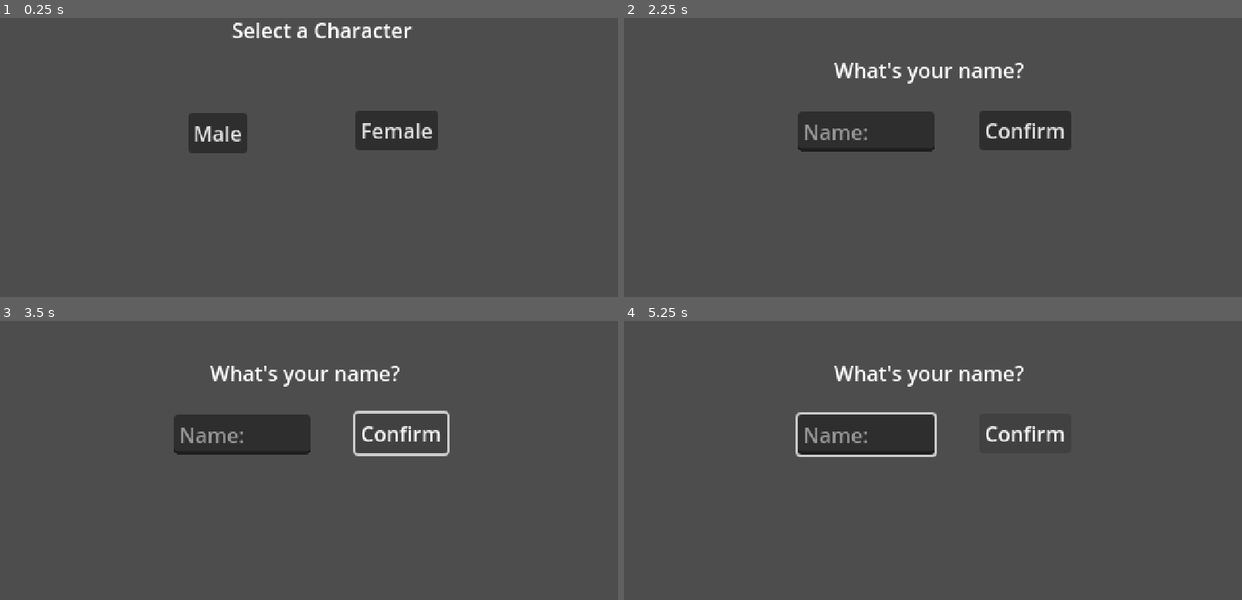
Above: before the commit, frames 1-4 (two rows, left to right).
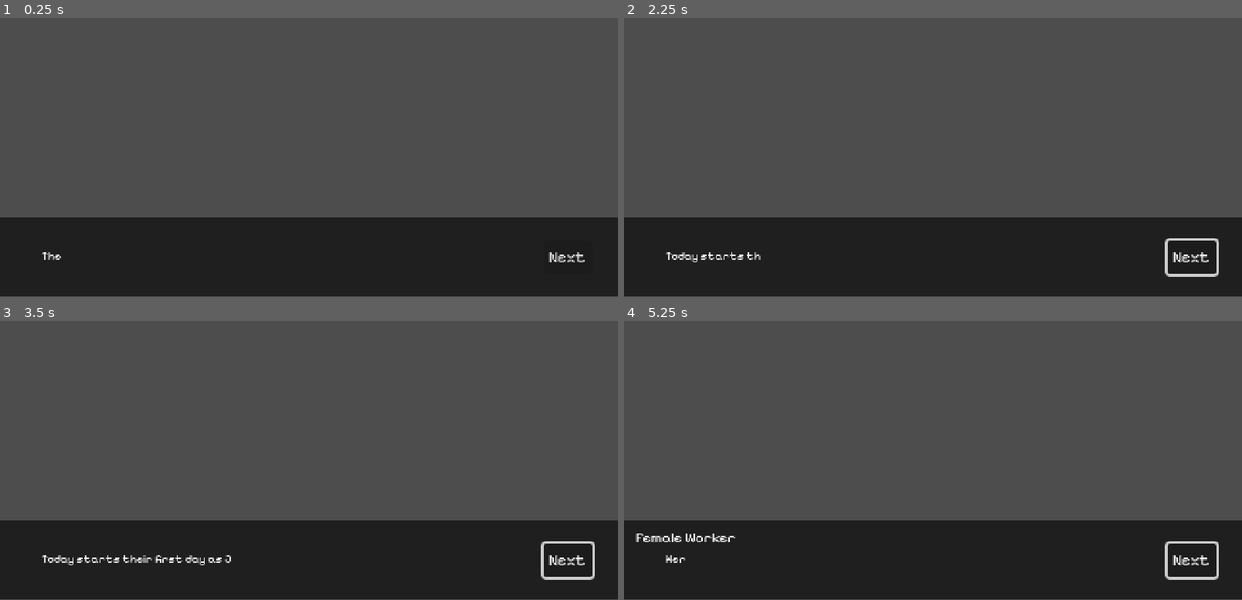
Above: after the commit, the same moments.

Repository: 7uisu/djangoquest_capstone_godot_project
Game: Godot game, scene res://scenes/UI/visual_novel_ui.tscn
Same seed, same stepped clock (60 frames per second), same inputs: the game is played once before the commit and once after it. Before the commit the project starts from res://scenes/UI/character_select.tscn.
Inputs (mouse positions are in pixels of both pictures, inside the frame that each line leads up to):
- Up to frame 1 (0.25 s): no input
- Up to frame 2 (2.25 s): click (1192, 257) at 0.5 s, where only the run after the commit has a clickable "Next"; click (1192, 257) at 1.25 s, where only the run after the commit has a clickable "Next"; click (840, 132) at 2 s, where only the run before the commit has a clickable "Male"
- Up to frame 3 (3.5 s): click (401, 432) at 2.75 s, where only the run before the commit has a clickable "Confirm"
- Up to frame 4 (5.25 s): click (1025, 432) at 3.5 s, where only the run before the commit has a clickable "Confirm"; tap Enter at 4.25 s; hold Right (right) 4.28-5.03 s; tap Space at 5 s; hold Down (down) from 5.03 s (still down)

The runs differ from the first frame. In frame 1, 32% of the frame differs, in the area x 0-100%, y 1-100%; in frame 2, 34%, in the area x 0-100%, y 16-100%; in frame 3, 33%; in frame 4, 33%.

Commit message:
1. Added Kenneth's Visual Novel - 2. Added the introduction scene of the game - 3. Added Dialogues for the introduction Visual Novel - 4. Added Pixelify_Sans Font and used it - 5. Somewhat created the Chapter 1 Environment

Diff:
--- a/project.godot
+++ b/project.godot
@@ -11,7 +11,7 @@
 [application]
 
 config/name="djangoquest_capstone_godot_project"
-run/main_scene="uid://ckuu086ojms1m"
+run/main_scene="uid://cfhfo552juy3s"
 config/features=PackedStringArray("4.4", "Forward Plus")
 config/icon="res://icon.svg"
 
--- a/scenes/UI/character_select.tscn
+++ b/scenes/UI/character_select.tscn
@@ -1,6 +1,7 @@
-[gd_scene load_steps=2 format=3 uid="uid://ckuu086ojms1m"]
+[gd_scene load_steps=3 format=3 uid="uid://ckuu086ojms1m"]
 
 [ext_resource type="Script" uid="uid://bgqrvrdgkomvy" path="res://scripts/UI/character_selection.gd" id="1_0dtwr"]
+[ext_resource type="FontFile" uid="uid://dywjttgy6mph5" path="res://textures/Fonts/Pixelify_Sans/PixelifySans-VariableFont_wght.ttf" id="2_6e77h"]
 
 [node name="CanvasLayer" type="CanvasLayer"]
 
@@ -13,26 +14,29 @@
 
 [node name="MaleButton" type="Button" parent="CharacterSelectUI"]
 layout_mode = 0
-offset_left = 146.0
-offset_top = 127.0
-offset_right = 192.0
-offset_bottom = 158.0
+offset_left = 156.0
+offset_top = 125.0
+offset_right = 202.0
+offset_bottom = 156.0
+theme_override_fonts/font = ExtResource("2_6e77h")
 text = "Male"
 
 [node name="FemaleButton" type="Button" parent="CharacterSelectUI"]
 layout_mode = 0
-offset_left = 276.0
-offset_top = 125.0
-offset_right = 340.0
-offset_bottom = 156.0
+offset_left = 255.0
+offset_top = 124.0
+offset_right = 319.0
+offset_bottom = 155.0
+theme_override_fonts/font = ExtResource("2_6e77h")
 text = "Female"
 
 [node name="SelectionLabel" type="Label" parent="CharacterSelectUI"]
 layout_mode = 0
-offset_left = 180.0
-offset_top = 51.0
-offset_right = 320.0
-offset_bottom = 74.0
+offset_left = 163.0
+offset_top = 72.0
+offset_right = 317.0
+offset_bottom = 95.0
+theme_override_fonts/font = ExtResource("2_6e77h")
 text = "Select a Character"
 
 [connection signal="pressed" from="CharacterSelectUI/MaleButton" to="CharacterSelectUI" method="_on_male_button_pressed"]
--- a/scenes/UI/name_input.tscn
+++ b/scenes/UI/name_input.tscn
@@ -1,6 +1,7 @@
-[gd_scene load_steps=2 format=3 uid="uid://iohmrjy03yci"]
+[gd_scene load_steps=3 format=3 uid="uid://iohmrjy03yci"]
 
 [ext_resource type="Script" uid="uid://dqk41kekyobtj" path="res://scripts/UI/name_input.gd" id="1_ldhwj"]
+[ext_resource type="FontFile" uid="uid://dywjttgy6mph5" path="res://textures/Fonts/Pixelify_Sans/PixelifySans-VariableFont_wght.ttf" id="2_fan1h"]
 
 [node name="NameInputUI" type="Control"]
 layout_mode = 3
@@ -17,6 +18,7 @@
 offset_top = 82.0
 offset_right = 311.0
 offset_bottom = 105.0
+theme_override_fonts/font = ExtResource("2_fan1h")
 text = "What's your name?"
 
 [node name="LineEdit" type="LineEdit" parent="."]
@@ -25,6 +27,7 @@
 offset_top = 126.0
 offset_right = 241.0
 offset_bottom = 157.0
+theme_override_fonts/font = ExtResource("2_fan1h")
 placeholder_text = "Name:"
 
 [node name="ConfirmButton" type="Button" parent="."]
@@ -33,6 +36,7 @@
 offset_top = 125.0
 offset_right = 347.0
 offset_bottom = 156.0
+theme_override_fonts/font = ExtResource("2_fan1h")
 text = "Confirm"
 
 [connection signal="pressed" from="ConfirmButton" to="." method="_on_confirm_button_pressed"]
--- /dev/null
+++ b/scenes/UI/visual_novel_ui.tscn
@@ -0,0 +1,70 @@
+[gd_scene load_steps=6 format=3 uid="uid://cfhfo552juy3s"]
+
+[ext_resource type="Script" uid="uid://p0nwpxh1xp3k" path="res://scripts/VisualNovel/visual_novel.gd" id="1_eqfsq"]
+[ext_resource type="FontFile" uid="uid://dywjttgy6mph5" path="res://textures/Fonts/Pixelify_Sans/PixelifySans-VariableFont_wght.ttf" id="2_px3ej"]
+[ext_resource type="FontFile" uid="uid://tyx50xl5dux2" path="res://textures/Fonts/Pixelify_Sans/static/PixelifySans-Regular.ttf" id="3_6xu41"]
+[ext_resource type="FontFile" uid="uid://duddy63vd4ld0" path="res://textures/Fonts/Pixelify_Sans/static/PixelifySans-Medium.ttf" id="4_v720y"]
+[ext_resource type="FontFile" uid="uid://duufeiqpx8lht" path="res://textures/Fonts/Pixelify_Sans/static/PixelifySans-Bold.ttf" id="5_uyvsn"]
+
+[node name="VisualNovelUI" type="Control"]
+layout_mode = 3
+anchors_preset = 0
+offset_right = 479.0
+offset_bottom = 270.0
+script = ExtResource("1_eqfsq")
+
+[node name="TextureRect" type="TextureRect" parent="."]
+layout_mode = 0
+offset_right = 479.0
+offset_bottom = 269.0
+
+[node name="ColorRect" type="ColorRect" parent="."]
+layout_mode = 0
+offset_top = 208.0
+offset_right = 480.0
+offset_bottom = 269.0
+color = Color(0, 0, 0, 0.588235)
+
+[node name="NextButton" type="Button" parent="."]
+z_index = 1
+custom_minimum_size = Vector2(-100, -100)
+layout_mode = 1
+anchors_preset = 3
+anchor_left = 1.0
+anchor_top = 1.0
+anchor_right = 1.0
+anchor_bottom = 1.0
+offset_left = -57.0
+offset_top = -44.0
+offset_right = -19.0
+offset_bottom = -18.0
+grow_horizontal = 0
+grow_vertical = 0
+theme_override_fonts/font = ExtResource("2_px3ej")
+theme_override_font_sizes/font_size = 12
+text = "Next"
+
+[node name="RichTextLabel" type="RichTextLabel" parent="."]
+z_index = 1
+layout_mode = 0
+offset_left = 32.0
+offset_top = 232.0
+offset_right = 406.0
+offset_bottom = 261.0
+theme_override_fonts/normal_font = ExtResource("3_6xu41")
+theme_override_fonts/mono_font = ExtResource("4_v720y")
+theme_override_fonts/bold_font = ExtResource("5_uyvsn")
+theme_override_font_sizes/normal_font_size = 9
+text = "Text"
+
+[node name="SpeakerLabel" type="Label" parent="."]
+layout_mode = 0
+offset_left = 9.0
+offset_top = 214.0
+offset_right = 111.0
+offset_bottom = 229.0
+theme_override_fonts/font = ExtResource("2_px3ej")
+theme_override_font_sizes/font_size = 11
+text = "Text:"
+
+[connection signal="pressed" from="NextButton" to="." method="_on_next_button_pressed"]
--- /dev/null
+++ b/scripts/UI/main_menu.gd
@@ -0,0 +1 @@
+extends Node
--- /dev/null
+++ b/scripts/VisualNovel/visual_novel.gd
@@ -0,0 +1,132 @@
+extends Control
+
+var scenes_data = [
+	{
+		"background": "res://textures/VisualNovel/backgrounds/train.png",
+		"dialogue": [
+			{"speaker": "Narrator", "text": "The train rumbles onward, carrying the Male and Female Worker towards their future."},
+			{"speaker": "Narrator", "text": "Today starts their first day as Junior Developers."},
+			{"speaker": "Female Worker", "text": "Here we go again, another day, another train ride. I wonder what's in store for me at this new job."},
+			{"speaker": "Male Worker", "text": "I can't believe this is happening. My first job as a Junior Developer! I hope I don't screw this up."}
+		],
+		"image": "res://textures/VisualNovel/scenes/train.png" # Added image path
+	},
+	{
+		"background": "res://textures/VisualNovel/backgrounds/city.png",
+		"dialogue": [
+			{"speaker": "Narrator", "text": "The city wakes up around them, a symphony of car horns and hurried footsteps."},
+			{"speaker": "Narrator", "text": "Female Worker adjusts her bag, a mix of nerves and excitement bubbling inside, as is the Male Worker."},
+			{"speaker": "Female Worker", "text": "Okay, H. I. K. A. Web Solutions, here I come. Time to show them what I've got."},
+			{"speaker": "Male Worker", "text": "Gotta stay focused, gotta stay sharp. This is my chance to prove myself."}
+		],
+		 "image": "res://textures/VisualNovel/scenes/city.png"
+	},
+	{
+		"background": "res://textures/VisualNovel/backgrounds/company_arrival.png",
+		"dialogue": [
+			{"speaker": "Narrator", "text": "A towering glass and steel structure, a monument to modern industry. This is it. H. I. K. A. Web Solutions."}
+		],
+		"image": "res://textures/VisualNovel/scenes/company_arrival.png"
+	},
+	{
+		"background": "res://textures/VisualNovel/backgrounds/elevator.png",
+		"dialogue": [
+			{"speaker": "Narrator", "text": "Inside the elevator, Mateo and Solmi meet."},
+			{"speaker": "Male Worker", "text": "Morning! First day for you too, huh?"},
+			{"speaker": "Female Worker", "text": "Yeah, pretty obvious, right? *nervous chuckle*"},
+			{"speaker": "Male Worker", "text": "Don't sweat it. Everyone's a bit lost at first. I'm Mateo, by the way."},
+			{"speaker": "Female Worker", "text": "Solmi. Nice to meet you. Any advice?"},
+			{"speaker": "Mateo", "text": "Seriously though, they're good people. Just...passionate about their code. Welcome to the Thunderdome!"},
+			{"speaker": "Narrator", "text": "Elevator doors open."},
+			{"speaker": "Mateo", "text": "Looks like this is our floor."}
+		],
+		"image": "res://textures/VisualNovel/scenes/elevator.png"
+	},
+	{
+		"background": "res://textures/VisualNovel/backgrounds/senior_dev_intro.png",
+		"dialogue": [
+			{"speaker": "Narrator", "text": "Mateo and Solmi are greeted by the SENIOR DEVELOPER."},
+			{"speaker": "Sunshine", "text": "Welcome to H. I. K. A. Web Solutions, Solmi and Mateo. I'm Sunshine."},
+			{"speaker": "Sunshine", "text": "I'll be showing you both the ropes. Come on, let's get you to your desks."}
+		],
+		"image": "res://textures/VisualNovel/scenes/senior_dev_intro.png"
+	},
+	{
+		"background": "res://textures/VisualNovel/backgrounds/pc_setup.png",
+		"dialogue": [
+			{"speaker": "Narrator", "text": "Mateo and Solmi notice their PC isn’t properly set up."},
+			{"speaker": "Narrator", "text": "They begin setting up VS Code and other tools."},
+			{"speaker": "Narrator", "text": "Time to dive in. The setup is a bit of a mess, but nothing Solmi and Mateo can't handle."},
+			{"speaker": "BOSS", "text": "Solmi and Mateo! In my office, please!"},
+		],
+		"image": "res://textures/VisualNovel/scenes/pc_setup.png"
+	},
+	# Add more scenes here
+]
+
+var current_scene_index = 0
+var current_dialogue_index = 0
+var typing = false
+var skip_next_typing = false  # Flag to skip the *next* dialogue's typing
+
+@onready var background = $TextureRect
+@onready var text_label = $RichTextLabel
+@onready var next_button = $Button
+@onready var speaker_label = $SpeakerLabel  # Added SpeakerLabel
+
+func _ready():
+	show_scene()
+
+func show_scene():
+	if current_scene_index < scenes_data.size():
+		background.texture = load(scenes_data[current_scene_index]["background"])
+		current_dialogue_index = 0
+		show_text()
+		if scenes_data[current_scene_index].has("image"): # Added image display
+			#display image
+			pass # Replace pass with code to display image.
+	else:
+		start_game()
+
+func show_text():
+	if current_scene_index < scenes_data.size() and current_dialogue_index < scenes_data[current_scene_index]["dialogue"].size():
+		var current_dialogue = scenes_data[current_scene_index]["dialogue"][current_dialogue_index]
+		var speaker = current_dialogue.speaker
+		var text = current_dialogue.text
+		if speaker == "Narrator":
+			speaker_label.text = ""
+		else:
+			speaker_label.text = speaker
+		text_label.text = "" # Clear previous text
+		if typing:
+			return
+		if skip_next_typing:
+			text_label.text = text
+			typing = false
+			skip_next_typing = false
+		else:
+			type_text(text)
+	else:
+		current_scene_index += 1
+		show_scene()
+
+func _on_next_button_pressed():
+	if typing:
+		typing = false
+		text_label.text = scenes_data[current_scene_index]["dialogue"][current_dialogue_index]["text"]
+	else:
+		current_dialogue_index += 1
+		show_text()
+
+func start_game():
+	get_tree().change_scene_to_file("res://scenes/UI/character_select.tscn")
+
+func type_text(full_text):
+	typing = true
+	text_label.text = ""
+	for i in range(full_text.length()):
+		text_label.text += full_text[i]
+		await get_tree().create_timer(0.05).timeout
+		if not typing:
+			break
+	typing = false
Not shown, changed: playground.tscn
Not shown, added: scripts/UI/main_menu.gd.uid
Not shown, added: scripts/VisualNovel/visual_novel.gd.uid
Not shown, added: textures/Fonts/Pixelify_Sans/OFL.txt
Binary file added: textures/Fonts/Pixelify_Sans/PixelifySans-VariableFont_wght.ttf
Not shown, added: textures/Fonts/Pixelify_Sans/PixelifySans-VariableFont_wght.ttf.import
Not shown, added: textures/Fonts/Pixelify_Sans/README.txt
Binary file added: textures/Fonts/Pixelify_Sans/static/PixelifySans-Bold.ttf
Not shown, added: textures/Fonts/Pixelify_Sans/static/PixelifySans-Bold.ttf.import
Binary file added: textures/Fonts/Pixelify_Sans/static/PixelifySans-Medium.ttf
Not shown, added: textures/Fonts/Pixelify_Sans/static/PixelifySans-Medium.ttf.import
Binary file added: textures/Fonts/Pixelify_Sans/static/PixelifySans-Regular.ttf
(and 3 more such lines)
